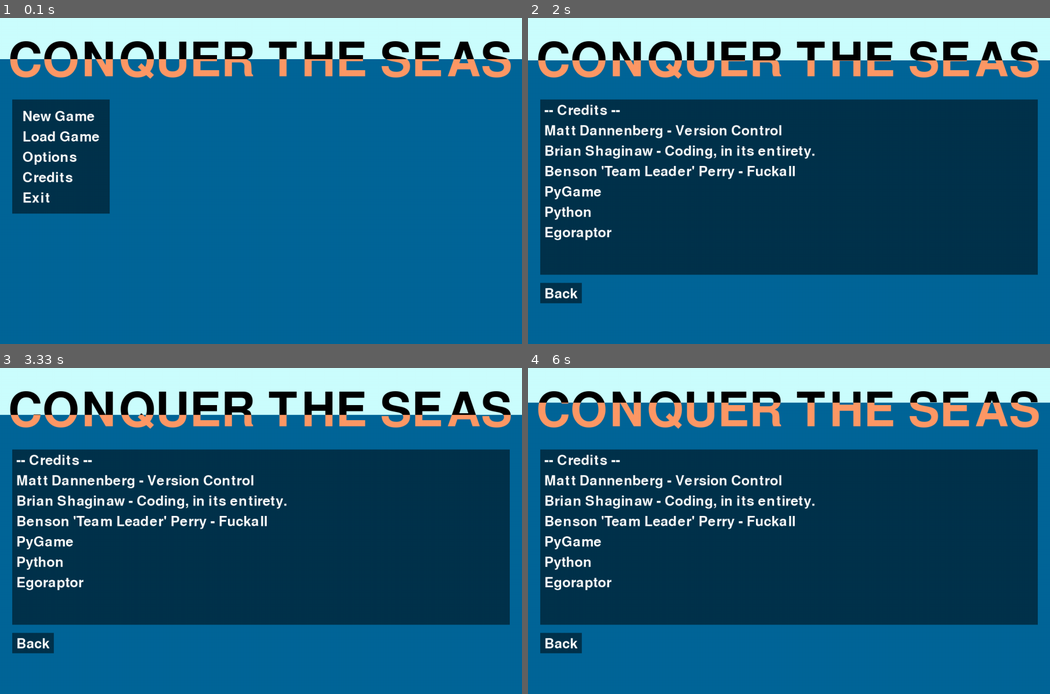
Above: before the commit, frames 1-4 (two rows, left to right).
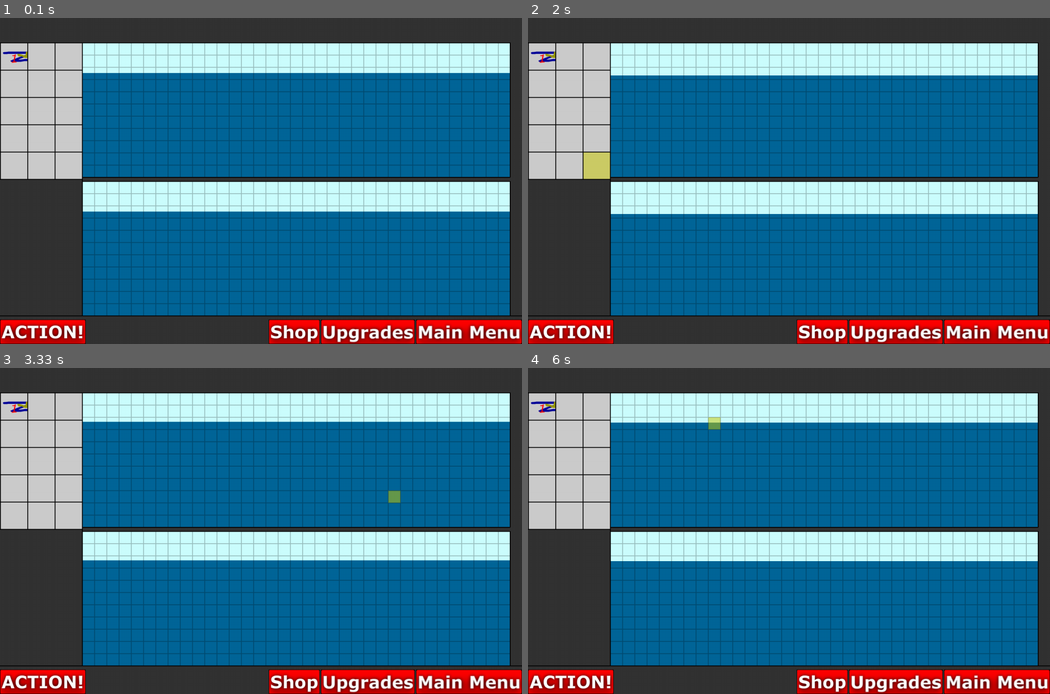
Above: after the commit, the same moments.

Repository: dannenberg/LIFDOFF
Game: pygame game, started from conquertheseas/src/main.py
Same seed, same stepped clock (60 frames per second), same inputs: the game is played once before the commit and once after it. The source is Python 2; it was converted automatically to run under Python 3.
Inputs (mouse positions are in pixels of both pictures, inside the frame that each line leads up to):
- Up to frame 1 (0.1 s): no input
- Up to frame 2 (2 s): click (956, 171) at 0.38 s; click (789, 203) at 0.72 s; click (627, 255) at 1.05 s; click (982, 295) at 1.38 s; click (601, 171) at 1.72 s
- Up to frame 3 (3.33 s): click (234, 615) at 2.05 s; click (245, 475) at 2.38 s; click (187, 462) at 2.72 s; click (396, 501) at 3.05 s
- Up to frame 4 (6 s): click (950, 524) at 3.38 s; click (898, 472) at 3.72 s; click (637, 469) at 4.05 s; click (809, 517) at 4.38 s; click (637, 511) at 4.72 s; click (710, 625) at 5.05 s; click (632, 651) at 5.38 s; click (705, 423) at 5.72 s

The runs differ from the first frame. In frame 1, 53% of the frame differs, in the area x 0-100%, y 0-100%; in frame 2, 84%; in frame 3, 83%; in frame 4, 84%.

Commit message:
moved offensive unit placement to enemy board, main launches game again

Diff:
--- a/conquertheseas/src/main.py
+++ b/conquertheseas/src/main.py
@@ -24,7 +24,7 @@
 done=False
 clock = pygame.time.Clock()
 
-mainscreen = screens["main"]()
+mainscreen = screens["game"]()
 
 while not done:
     clock.tick(60)
--- a/conquertheseas/src/screens/gamescreen.py
+++ b/conquertheseas/src/screens/gamescreen.py
@@ -25,17 +25,17 @@
 
         def boardclick(scr, mpos):
             mpos = ((mpos[0])//30, (mpos[1]-1)//30)
-            curunit = self.myBoard.get_cell_content(mpos)
+            curunit = self.enemyBoard.get_cell_content(mpos)
             print "gamescreen.boardclick "+str(mpos)
             if curunit != None:
                 curunit.on_click()
             else:
                 if self.held != None:
                     print "gamescreen.boardclick: add-pole!"
-                    self.myBoard.add_unit(UnitFactory(self.held, mpos))
+                    self.enemyBoard.add_unit(UnitFactory(self.held, mpos))
                     self.held = None
                     self.offense_panel.selected = None
-        self.clickbox.append((201, 402, 1050, 330), boardclick)
+        self.clickbox.append((201, 60, 1050, 330), boardclick)
 
         def action_button(scr, mpos):
             self.myBoard.take_turn()
@@ -113,6 +113,7 @@
         pygame.draw.rect(self.myBoard.surface, Screen.color["water"], (0, modifier, 1050, 330 - modifier))
 
         self.myBoard.draw_board()
+        self.enemyBoard.draw_board()
         self.offense_panel.draw_panel()
 
         # panel highlight
